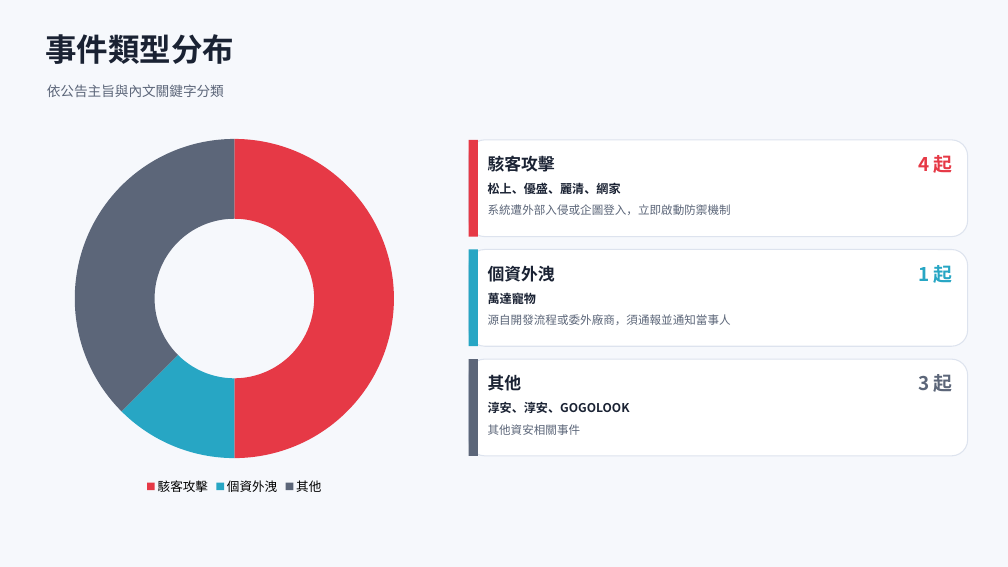
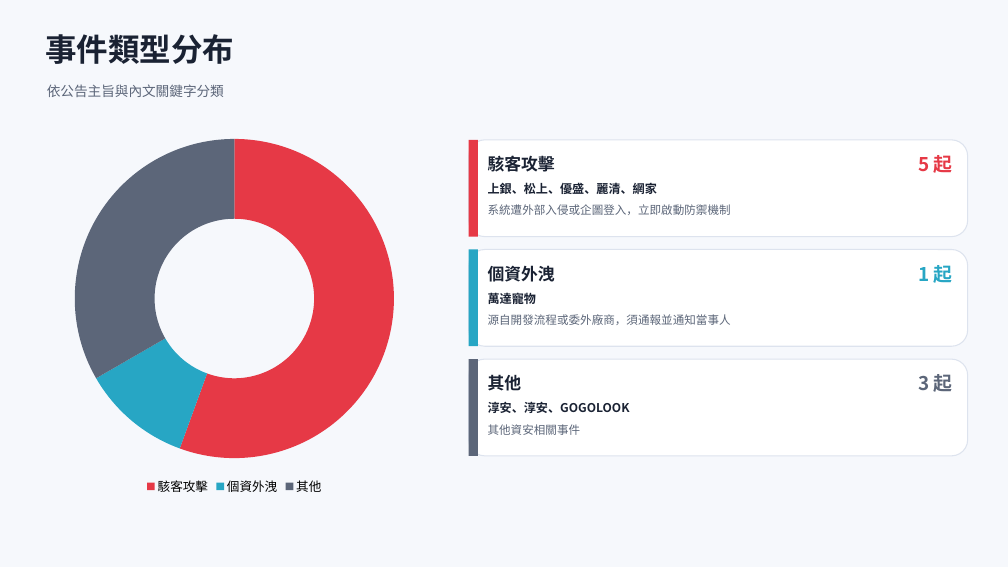
Before and after one commit to Johnnylin77/mops-isec-monitor, a slide deck: slide 3 of 資安事件因應分析.pptx. Drawn at 1008x567 pixels with LibreOffice and Linux fonts; fonts in the diff are those of the drawing. Boxes give left, top, right and bottom in pixels: in the first picture for what was removed or moved away, otherwise in the second. Text is boxed around its words. In the diff, an @@ line names an element or a change of style, - is before the commit and + after.

```diff
--- a/資安事件因應分析.pptx
+++ b/資安事件因應分析.pptx
@@ doughnut chart at (38, 129, 431, 499) @@
@@ Series 1, 駭客攻擊: 50 to 56 @@
@@ Series 1, 個資外洩: 12 to 11 @@
@@ Series 1, 其他: 38 to 33 @@
@@ text at (918, 155, 953, 173): text changed @@
-4 起
+5 起
@@ text at (488, 182, 657, 194): text changed @@
-松上、優盛、麗清、網家
+上銀、松上、優盛、麗清、網家
```
Also in this commit, not shown: 5 other slides changed, 1 slide added, 2 other files.
